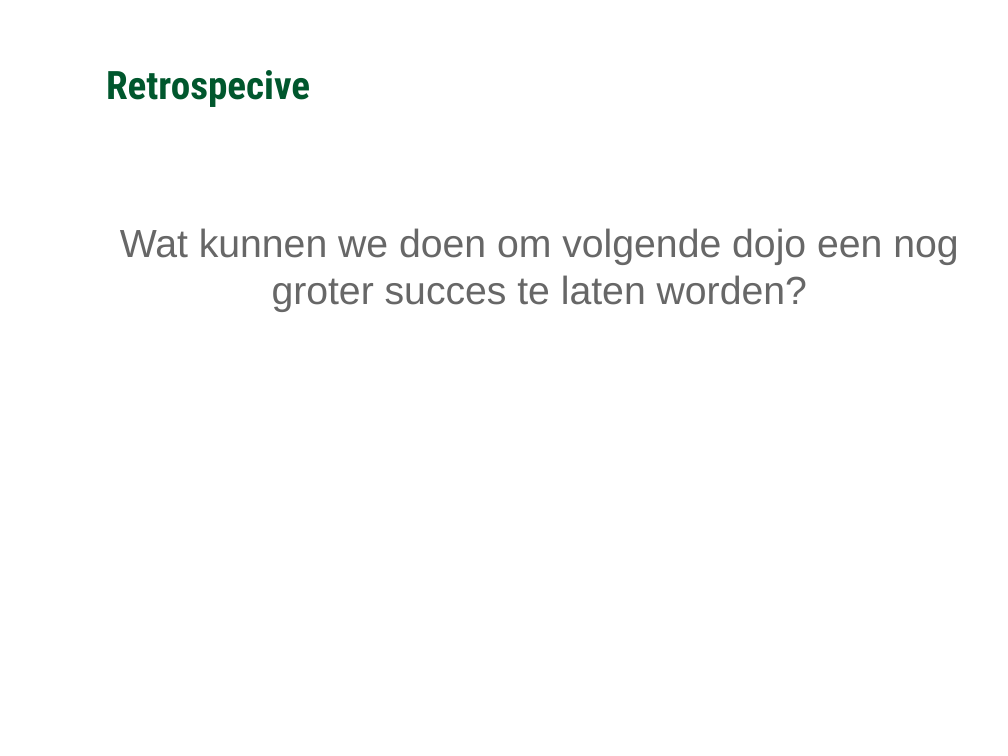
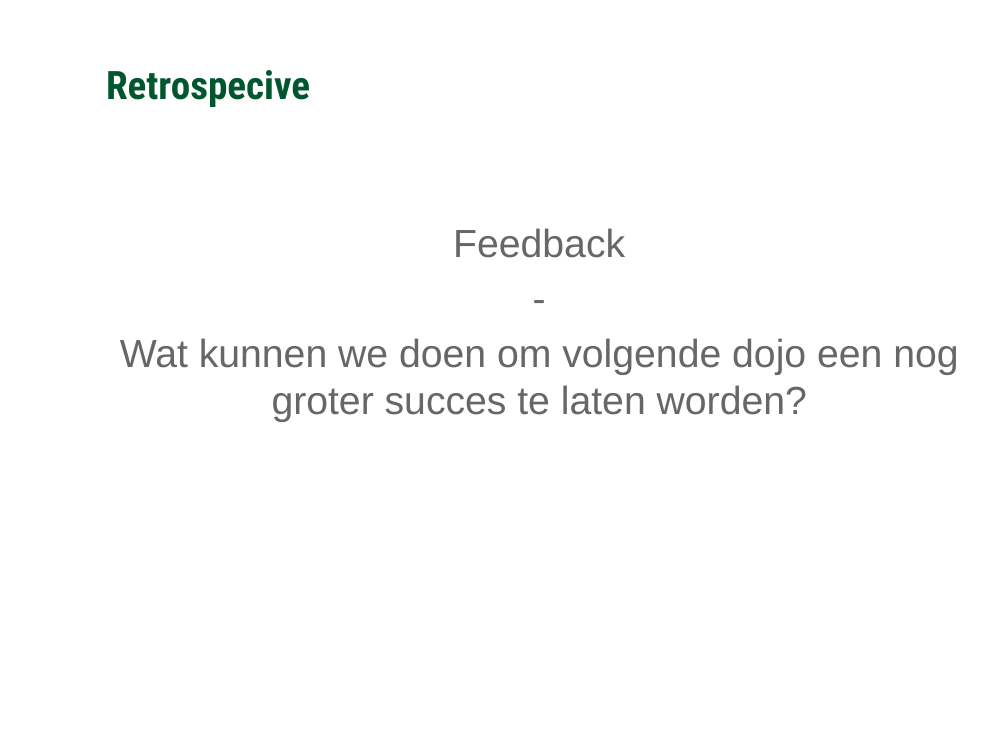
Before and after one commit to Ozindar/GCUnitTestDojo, a slide deck: slide 9 of warehouse/Coding Kata - Warehouse - startin with Unit Testing.pptx. Drawn at 1008x756 pixels with LibreOffice and Linux fonts; fonts in the diff are those of the drawing; background and template pictures are left out. Boxes give left, top, right and bottom in pixels: in the first picture for what was removed or moved away, otherwise in the second. Text is boxed around its words. In the diff, an @@ line names an element or a change of style, - is before the commit and + after.

```diff
--- a/warehouse/Coding Kata - Warehouse - startin with Unit Testing.pptx
+++ b/warehouse/Coding Kata - Warehouse - startin with Unit Testing.pptx
@@ text at (x1=453, y1=228, x2=625, y2=258): paragraphs added @@
+Feedback
+-
```
Also in this commit, not shown: 1 other slide changed, 2 other files.
